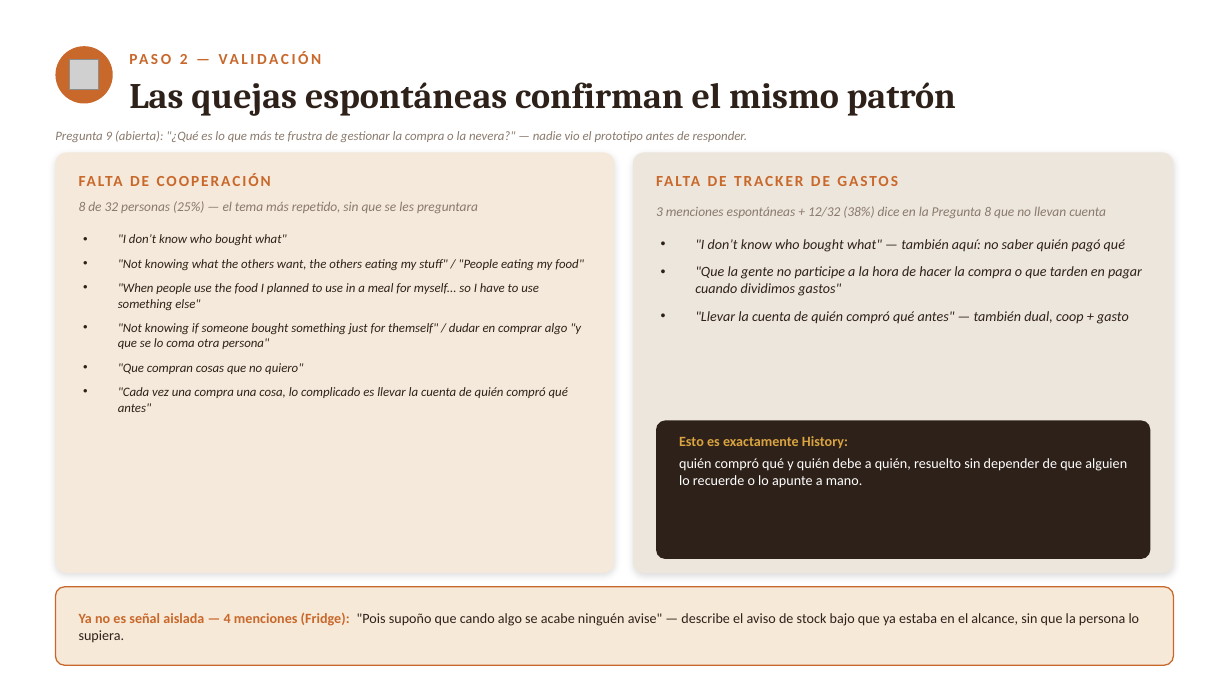
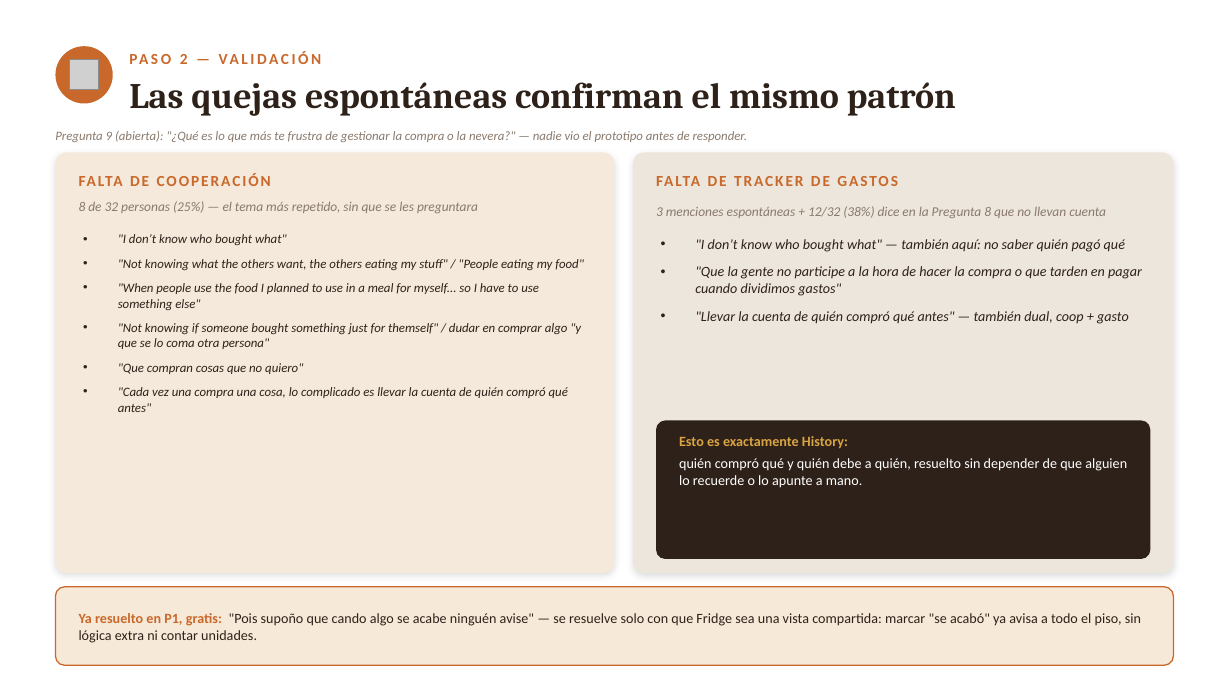
Before and after one commit to lagoanadia/Larder, a slide deck: slide 6 of docs/larder-presentacion.pptx. Drawn at 1232x693 pixels with LibreOffice and Linux fonts; fonts in the diff are those of the drawing; grey boxes stand for pictures. Boxes give left, top, right and bottom in pixels: in the first picture for what was removed or moved away, otherwise in the second. Text is boxed around its words. In the diff, an @@ line names an element or a change of style, - is before the commit and + after.

```diff
--- a/docs/larder-presentacion.pptx
+++ b/docs/larder-presentacion.pptx
@@ text at [79,613,1141,643]: text changed @@
-Ya no es señal aislada — 4 menciones (Fridge): "Pois supoño que cando algo se acabe ninguén avise" — describe el aviso de stock bajo que ya estaba en el alcance, sin que la persona lo supiera.
+Ya resuelto en P1, gratis: "Pois supoño que cando algo se acabe ninguén avise" — se resuelve solo con que Fridge sea una vista compartida: marcar "se acabó" ya avisa a todo el piso, sin lógica extra ni contar unidades.
```
Also in this commit, not shown: 3 other slides changed, 1 other file.
